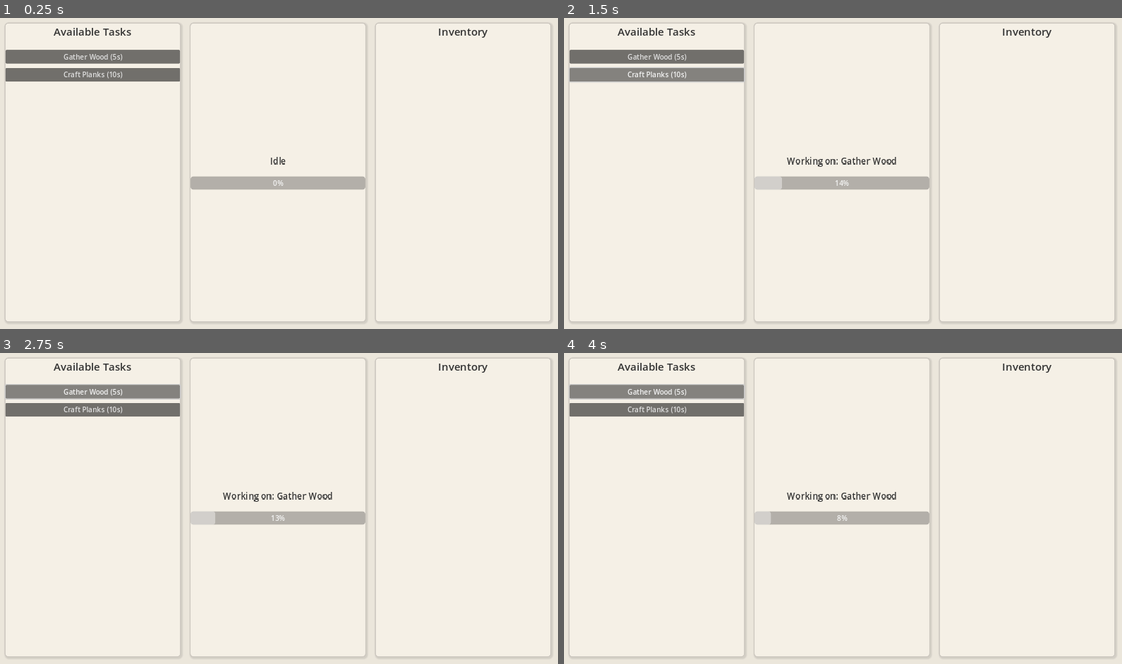
Above: before the commit, frames 1-4 (two rows, left to right).
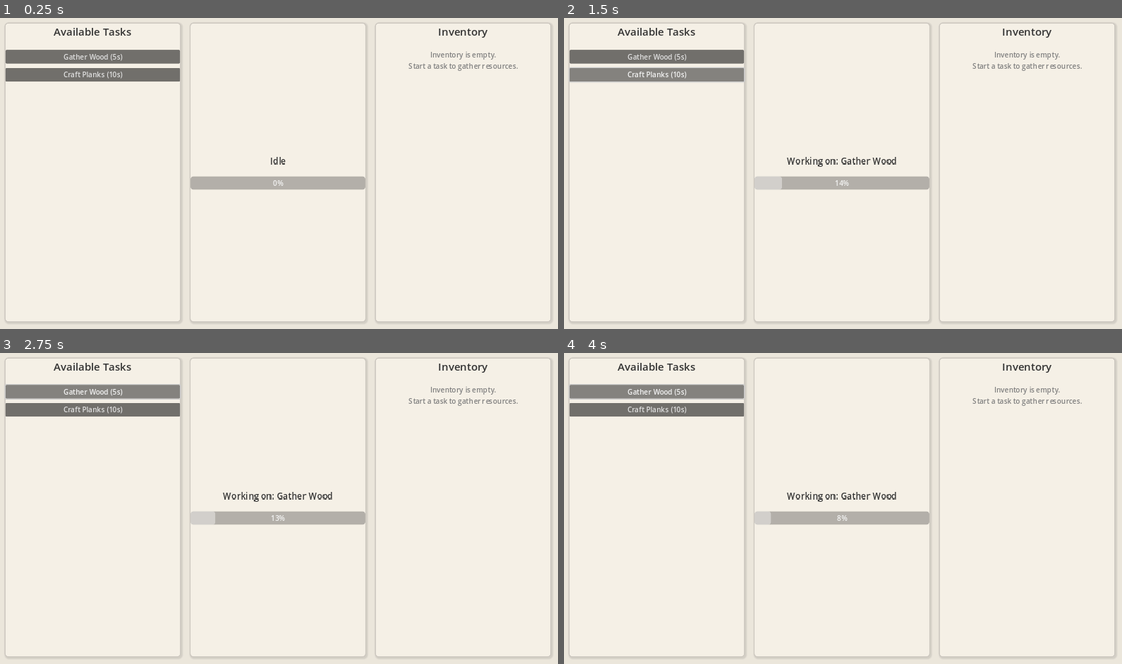
Above: after the commit, the same moments.

Repository: MusTea200/AfkUpgrade
Game: Godot game, scene res://Main.tscn
Two runs of this game, one before a commit and one after it. Both use one fixed random seed, a clock stepped at 60 frames per second and the inputs below.
Inputs:
- Up to frame 1 (0.25 s): no input
- Up to frame 2 (1.5 s): click "Gather Wood (5s)" at 0.5 s; click "Craft Planks (10s)" at 1.25 s
- Up to frame 3 (2.75 s): click "Gather Wood (5s)" at 2 s
- Up to frame 4 (4 s): click "Craft Planks (10s)" at 2.75 s; click "Gather Wood (5s)" at 3.5 s

The runs differ from the first frame. In frame 1, 0.2% of the frame differs, in the area x 73-93%, y 10-18%; in frame 2, 0.2%; in frame 3, 0.2%; in frame 4, 0.2%.

Commit message:
🎨 Palette: Add task tooltips and inventory empty state
Co-authored-by: MusTea200 <172600404+MusTea200@users.noreply.github.com>

Diff:
--- a/Main.gd
+++ b/Main.gd
@@ -45,6 +45,8 @@
 
 		_populate_task_list()
 
+	_on_inventory_changed()
+
 	# Connect time signals defensively
 	if not TimeManager.time_synced.is_connected(_on_time_synced):
 		TimeManager.time_synced.connect(_on_time_synced)
@@ -78,6 +80,20 @@
 		if is_instance_valid(task):
 			var btn = Button.new()
 			btn.text = str(task.task_name) + " (" + str(task.cycle_time) + "s)"
+
+			# Add UX enhancements: Tooltip and hand cursor
+			var tooltip = str(task.description)
+			if not task.input_items.is_empty():
+				tooltip += "\n\nRequires:"
+				for item in task.input_items:
+					tooltip += "\n- " + str(task.input_items[item]) + " " + item.capitalize()
+			if not task.output_items.is_empty():
+				tooltip += "\n\nYields:"
+				for item in task.output_items:
+					tooltip += "\n- " + str(task.output_items[item]) + " " + item.capitalize()
+			btn.tooltip_text = tooltip
+			btn.mouse_default_cursor_shape = Control.CURSOR_POINTING_HAND
+
 			# Using bind carefully
 			btn.pressed.connect(func(t_id=task.task_id):
 				if is_instance_valid(active_tree):
@@ -95,12 +111,22 @@
 			child.queue_free()
 
 	var items = InventoryManager.get_all_items()
-	for item_id in items:
-		var lbl = Label.new()
-		lbl.name = "Item_" + item_id
-		lbl.text = str(item_id).capitalize() + ": " + str(items[item_id])
-		lbl.add_theme_color_override("font_color", Color(0.2, 0.2, 0.2))
-		inventory_panel.add_child(lbl)
+
+	if items.is_empty():
+		var empty_lbl = Label.new()
+		empty_lbl.name = "EmptyStateLabel"
+		empty_lbl.text = "Inventory is empty.\nStart a task to gather resources."
+		empty_lbl.add_theme_color_override("font_color", Color(0.5, 0.5, 0.5))
+		empty_lbl.horizontal_alignment = HORIZONTAL_ALIGNMENT_CENTER
+		empty_lbl.autowrap_mode = TextServer.AUTOWRAP_WORD_SMART
+		inventory_panel.add_child(empty_lbl)
+	else:
+		for item_id in items:
+			var lbl = Label.new()
+			lbl.name = "Item_" + item_id
+			lbl.text = str(item_id).capitalize() + ": " + str(items[item_id])
+			lbl.add_theme_color_override("font_color", Color(0.2, 0.2, 0.2))
+			inventory_panel.add_child(lbl)
 
 func _on_task_started(task: Task):
 	if is_instance_valid(current_task_label) and is_instance_valid(task):
Not shown, added: .Jules/palette.md
